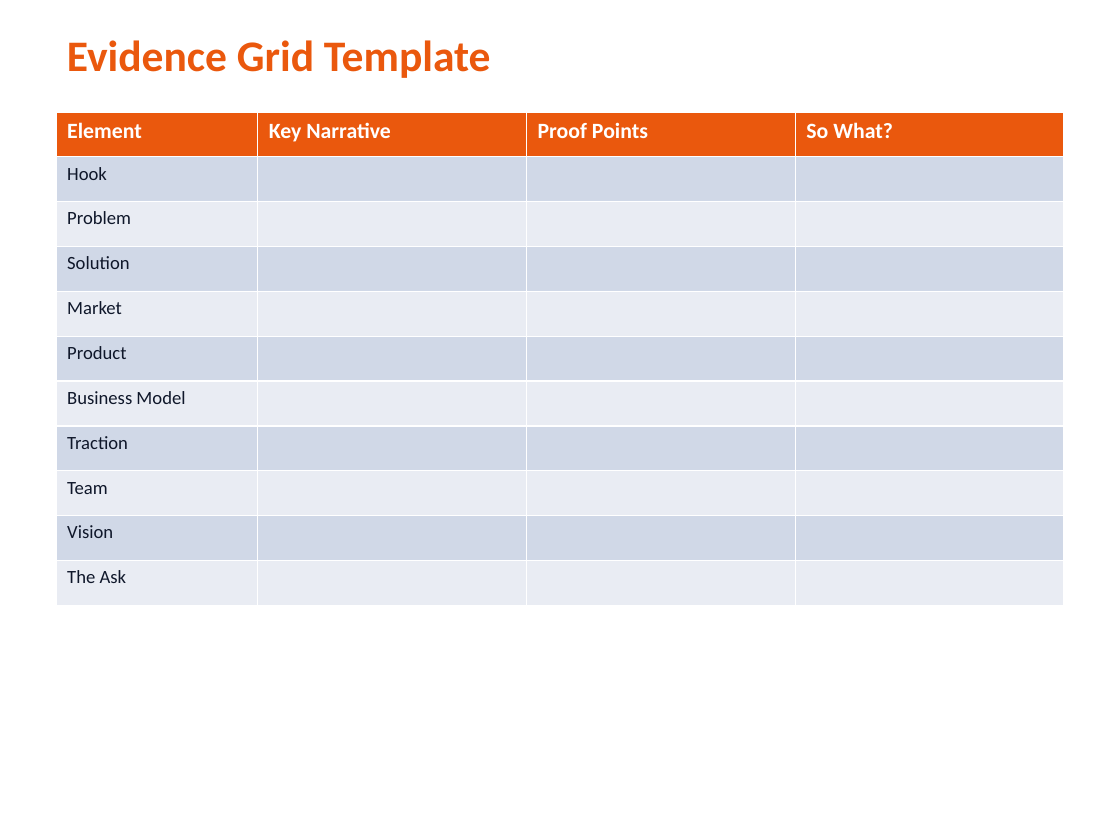
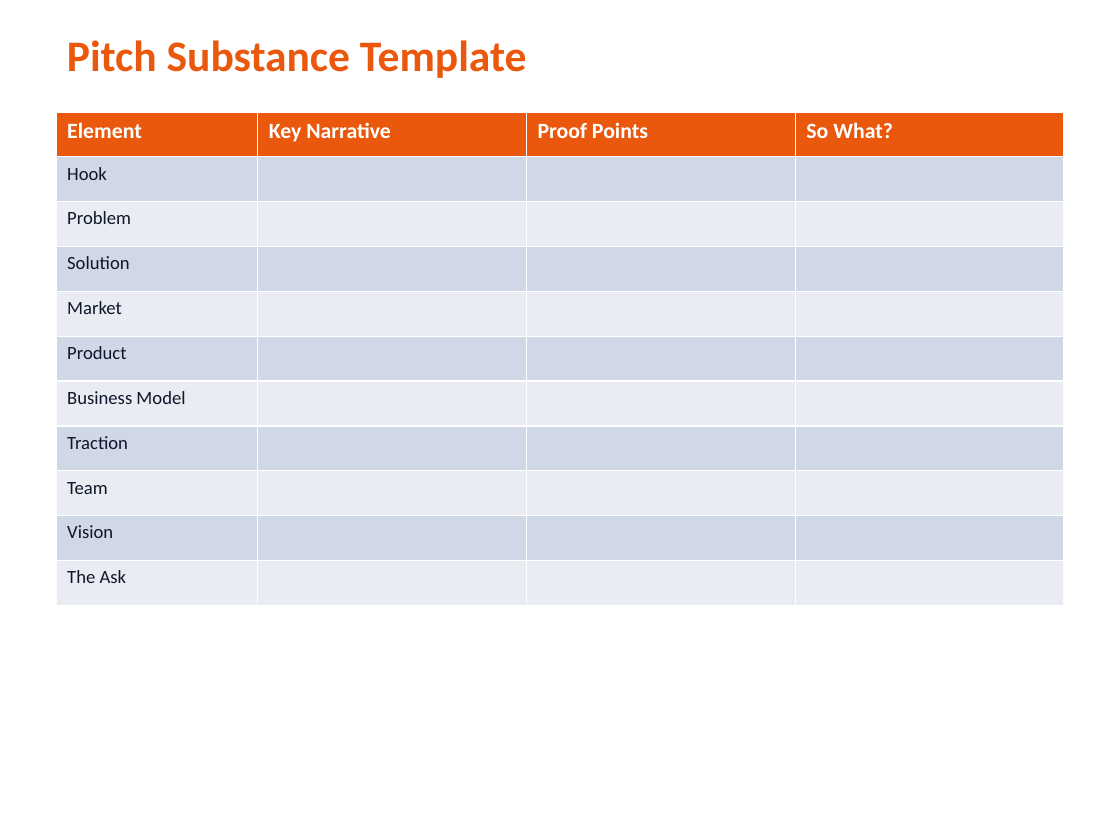
Before and after one commit to TheGinjaNinja/gnv-fundraising-workshop, a slide deck: slide 3 of low-tech/pitch-narrative.pptx. Drawn at 1120x840 pixels with LibreOffice and Linux fonts; fonts in the diff are those of the drawing. Boxes give left, top, right and bottom in pixels: in the first picture for what was removed or moved away, otherwise in the second. Text is boxed around its words. In the diff, an @@ line names an element or a change of style, - is before the commit and + after.

```diff
--- a/low-tech/pitch-narrative.pptx
+++ b/low-tech/pitch-narrative.pptx
@@ text at (67, 40, 527, 78): text changed @@
-Evidence Grid Template
+Pitch Substance Template
```
Also in this commit, not shown: 2 other slides changed, 2 other files.
